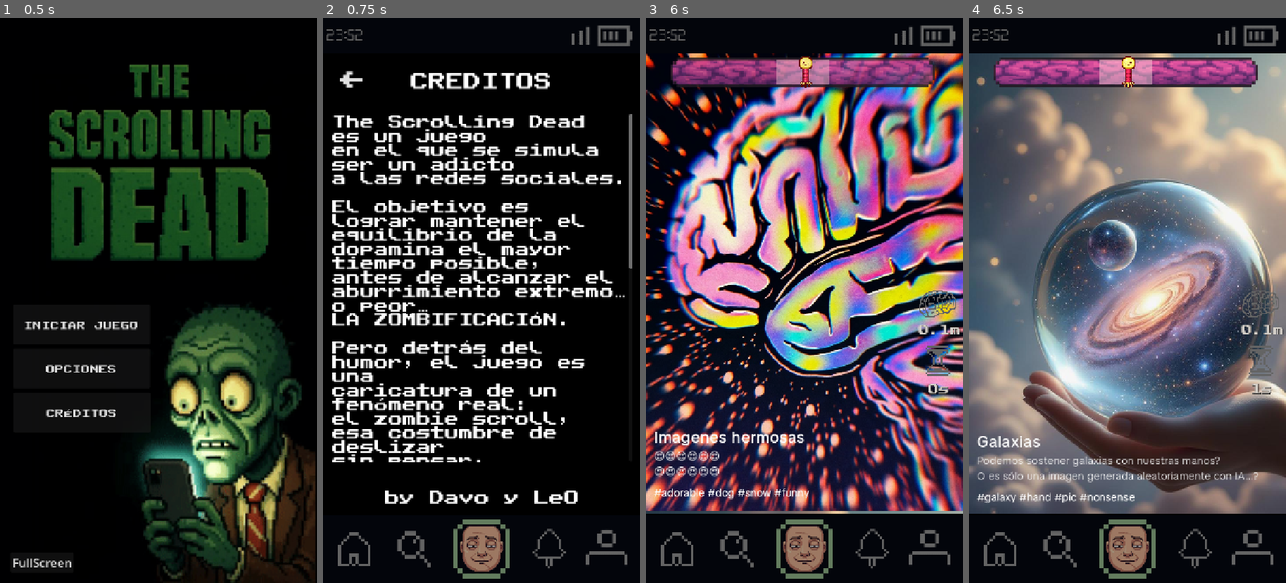
Above: before the commit, frames 1-4 (left to right).
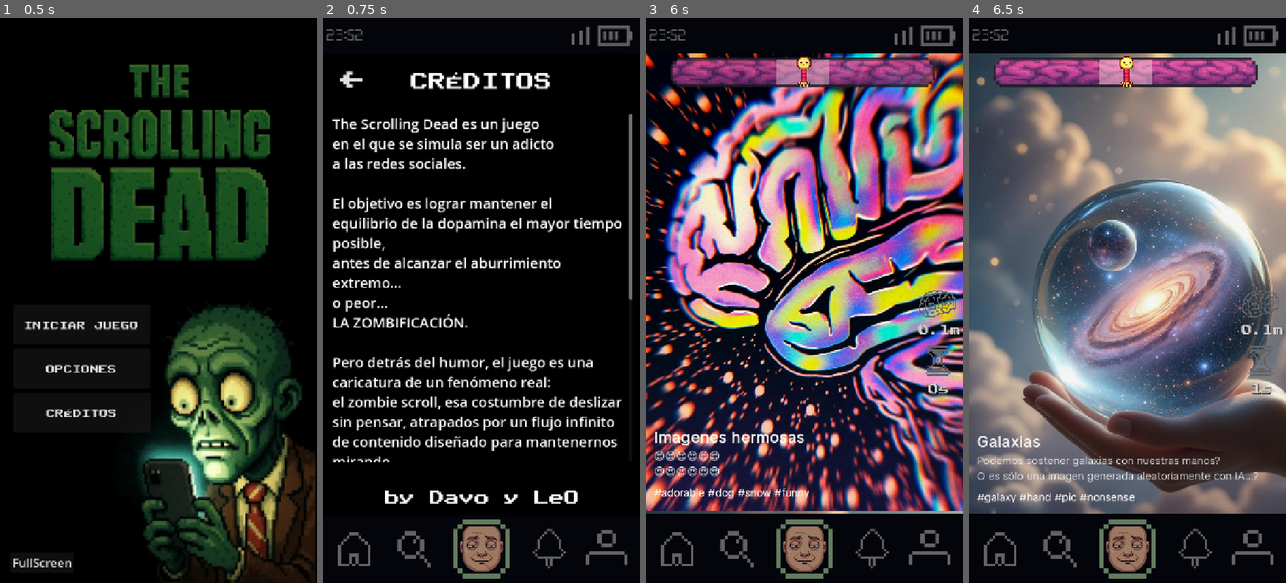
Above: after the commit, the same moments.

Repository: dddaavo/ipv-final-boss-the-scrolling-dead
Game: Godot game, scene res://src/main.tscn
Two runs of this game, one before a commit and one after it. Both use one fixed random seed, a clock stepped at 60 frames per second and the inputs below. Video files are missing from this copy of the repository; at most half a second of black plays in their place. Sound files missing from this copy of the repository are replaced by a short silence.
Inputs (mouse positions are in pixels of both pictures, inside the frame that each line leads up to):
- Up to frame 1 (0.5 s): no input
- Up to frame 2 (0.75 s): click "CRÉDITOS" at 0.5 s
- Up to frame 3 (6 s): click "←" at 1.25 s; click "INICIAR JUEGO" at 2 s; click "INICIAR JUEGO" at 2.75 s; move the mouse to (874, 272) at 3.52 s; click (874, 272) at 3.67 s; drag from (741, 328) to (788, 413) at 4.27 s; move the mouse to (836, 176) at 5.02 s; click (836, 176) at 5.17 s; drag from (788, 413) to (709, 215) at 5.77 s
- Up to frame 4 (6.5 s): no input

Frame 1 is identical in both runs. In frame 2, 21% of the frame differs, in the area x 2-98%, y 9-79%; in frame 3, 0.2%; in frame 4, 0.2%.

Commit message:
Adjust dopamine difficulty scaling and UI fixes
Refined DopamineManager to introduce difficulty scaling over time, with new parameters for grace period, ramp duration, and influence on gains/losses. Updated DecayAccelerationEffect for new decay parameters and removed debug prints. Modified screens_slider to scale dopamine gain with difficulty. Fixed credits text accent and improved game reset logic to clear previous round state.

Diff:
--- a/the-scrolling-dead/src/Credits.tscn
+++ b/the-scrolling-dead/src/Credits.tscn
@@ -22,7 +22,7 @@
 grow_horizontal = 2
 theme_override_fonts/font = ExtResource("2_bnll1")
 theme_override_font_sizes/font_size = 40
-text = "CREDITOS"
+text = "CRÉDITOS"
 horizontal_alignment = 1
 vertical_alignment = 1
 
@@ -42,7 +42,6 @@
 offset_top = 217.0
 offset_right = 703.0
 offset_bottom = 1005.0
-theme_override_fonts/normal_font = ExtResource("2_bnll1")
 theme_override_fonts/bold_font = ExtResource("2_bnll1")
 theme_override_fonts/bold_italics_font = ExtResource("2_bnll1")
 theme_override_fonts/italics_font = ExtResource("2_bnll1")
--- a/the-scrolling-dead/src/core/DopamineManager.gd
+++ b/the-scrolling-dead/src/core/DopamineManager.gd
@@ -9,9 +9,17 @@
 @export var target: float = 200
 @export var maxim: float = 1000
 
+@export var grace_seconds: float = 6.0
+@export var ramp_seconds: float = 90.0
+@export var difficulty_max: float = 2.5
+@export var gain_influence: float = 0.35  # cuánto del multiplicador se aplica a las ganancias
+@export var loss_influence: float = 0.35   # cuánto del multiplicador se aplica a las pérdidas
+@export var difficulty_ease_power: float = 2.0  # >1: arranca suave, sube más al final
 
 var dopamine_level: DopamineLevel
 var effect_manager: DopamineEffectManager
+var difficulty_elapsed: float = 0.0
+var difficulty_active: bool = false
 
 func _ready():
 	dopamine_level = DopamineLevel.new(start,target,maxim)
@@ -20,13 +28,17 @@
 	effect_manager = DopamineEffectManager.new()
 	add_child(effect_manager)
 	_apply_base_effects()
+	set_process(true)
+
+func _process(delta):
+	if difficulty_active:
+		difficulty_elapsed += delta
 
 func set_target(new_target: float):
 	dopamine_level.set_target(new_target)
 
 func set_maxim(new_max: float):
 	dopamine_level.set_maxim(new_max)
-
 func get_target() -> float:
 	return dopamine_level.target
 
@@ -43,15 +55,28 @@
 	dopamine_level.add_tgt(-amount)
 
 func increment(amount: float):
-	dopamine_level.add(amount)
+	var mult = _difficulty_multiplier()
+	var applied_mult = lerp(1.0, mult, gain_influence)
+	dopamine_level.add(amount * applied_mult)
 
 func decrement(amount: float):
-	dopamine_level.add(-amount)
+	var mult = _difficulty_multiplier()
+	var applied_mult = lerp(1.0, mult, loss_influence)
+	dopamine_level.add(-amount * applied_mult)
 
 func _on_value_changed():
 	emit_signal("value_changed")
 	_check_events()
 
+func _difficulty_multiplier() -> float:
+	var t = max(0.0, difficulty_elapsed - grace_seconds) / max(ramp_seconds, 0.001)
+	t = clamp(t, 0.0, 1.0)
+	# Easing hacia el final: variación baja al inicio, crece luego
+	var eased = pow(t, max(0.01, difficulty_ease_power))
+	return lerp(1.0, difficulty_max, eased)
+
+func get_difficulty_factor() -> float:
+	return _difficulty_multiplier()
 func _on_target_changed():
 	emit_signal("target_changed")
 	_check_events()
@@ -75,10 +100,10 @@
 func _apply_base_effects():
 	# Crear el efecto de decay acelerado
 	var decay_modifier_effect = DecayAccelerationEffect.new(
-		1.2,   # base_decay_rate
-		0.25,   # decay_interval
-		0.4,   # acceleration_rate
-		200.0   # max_multiplier
+		1.6,   # base_decay_rate
+		0.35,   # decay_interval
+		0.12,   # acceleration_rate
+		8.0   # max_multiplier
 	)
 	effect_manager.add_effect(decay_modifier_effect)
 
@@ -94,6 +119,8 @@
 	dopamine_level.set_current(start)
 	dopamine_level.set_target(target)
 	dopamine_level.set_maximum(maxim)
+	difficulty_elapsed = 0.0
+	difficulty_active = false
 
 	# Resetear efectos
 	reset_effects()
@@ -102,9 +129,9 @@
 	if effect_manager:
 		effect_manager.stop_game()
 
-	pass
 
 func start_game():
 	if effect_manager:
 		effect_manager.start_game()
-	pass
+	difficulty_elapsed = 0.0
+	difficulty_active = true
--- a/the-scrolling-dead/src/core/dopamine effects/DecayAccelerationEffect.gd
+++ b/the-scrolling-dead/src/core/dopamine effects/DecayAccelerationEffect.gd
@@ -36,12 +36,10 @@
 	time_since_start = 0.0
 	time_since_last_reset = 0.0
 	accumulated_time = 0.0
-	print("[DecayModifier] Applied - Base rate: ", base_decay_rate,
-		  " | Max multiplier: x", max_multiplier,
-		  " | Acceleration: ", acceleration_rate, "/s")
+	pass
 
 func remove():
-	print("[DecayModifier] Removed - Final multiplier was: x", "%.2f" % current_multiplier)
+	pass
 
 func process_effect(delta_time: float):
 	accumulated_time += delta_time
@@ -52,14 +50,8 @@
 		DopamineManager.decrement(decay_amount)
 		accumulated_time = 0.0
 
-		# Debug cada 5 segundos
-		var current_second = int(time_since_last_reset)
-		if current_second > 0 and current_second % 5 == 0 and time_since_last_reset - delta_time < current_second:
-			print("[DecayModifier] Multiplier: x", "%.2f" % current_multiplier,
-				  " | Time since reset: ", "%.1f" % time_since_last_reset, "s")
-
 func get_effect_type() -> String:
-	return "DecayModifierEffect"
+	return "DecayAccelerationEffect"
 
 func get_current_multiplier() -> float:
 	return current_multiplier
--- a/the-scrolling-dead/src/core/screens_slider.gd
+++ b/the-scrolling-dead/src/core/screens_slider.gd
@@ -145,8 +145,10 @@
 		start_game_sound.play()
 
 	go_next()
-	var rand = randf_range(25, 300)  #TODO: llevar a DopamineManager lógia de random
-	DopamineManager.increment(rand)
+	var diff := DopamineManager.get_difficulty_factor()
+	var base_gain := randf_range(12, 40)  # variación baja al inicio
+	var scaled_gain := base_gain * diff   # se vuelve más grande conforme sube la dificultad
+	DopamineManager.increment(scaled_gain)
 
 func _remove_tutorial():
 	#Elimina el nodo Tutorial si existe
--- a/the-scrolling-dead/src/game.gd
+++ b/the-scrolling-dead/src/game.gd
@@ -115,9 +115,16 @@
 
 
 func _on_retry_pressed():
+	# Limpiar cualquier estado colgado de la ronda anterior
 	get_tree().paused = false
+	game_over_video.stop()
+	game_over_video.visible = false
+	user_status.visible = true
 	user_status.reset_state()
+	final_score = 0
+
 	bg_music.play()
+
 	# Resetear el DopamineManager (es un autoload, no se reinicia con la escena)
 	if DopamineManager:
 		DopamineManager.reset_game()
